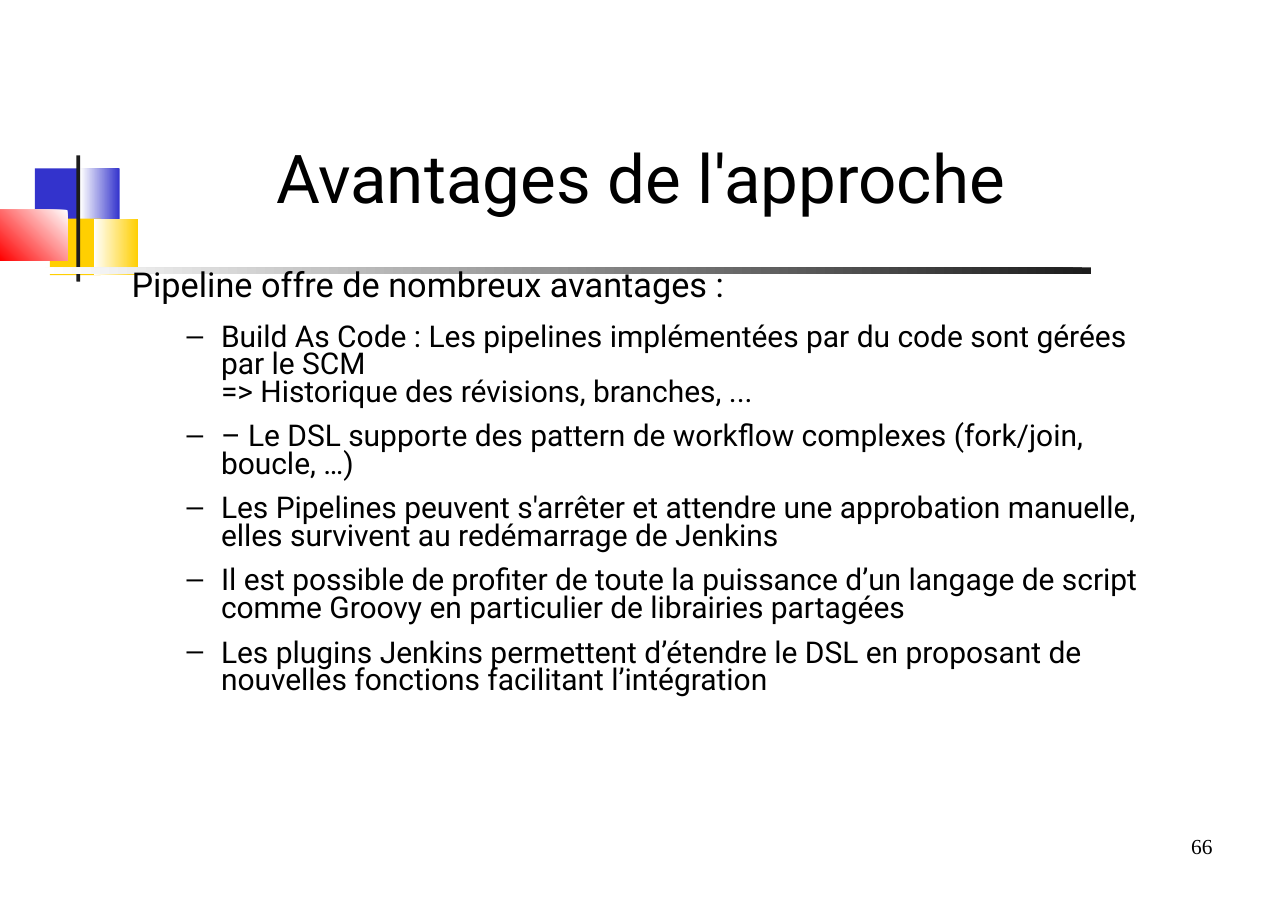
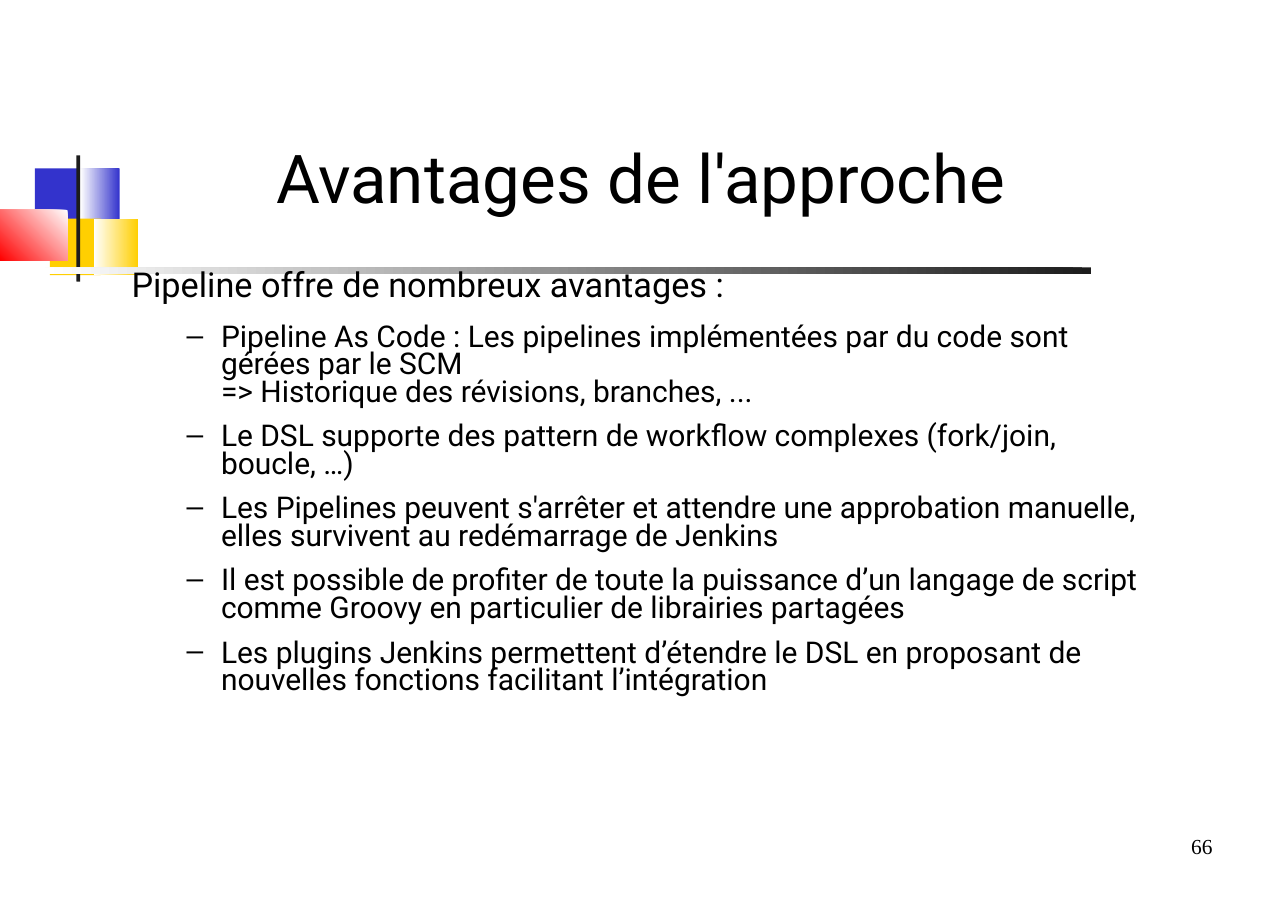
Before and after one commit to dthibau/jenkins, a slide deck: slide 66 of JenkinsPipeline.odp. Drawn at 1288x911 pixels with LibreOffice and Linux fonts; fonts in the diff are those of the drawing. Boxes give left, top, right and bottom in pixels: in the first picture for what was removed or moved away, otherwise in the second. Text is boxed around its words. In the diff, an @@ line names an element or a change of style, - is before the commit and + after.

```diff
--- a/JenkinsPipeline.odp
+++ b/JenkinsPipeline.odp
@@ text at <box>221,324,1069,478</box>: text changed @@
-  – Build As Code : Les pipelines implémentées par du code sont gérées par le SCM
-    => Historique des révisions, branches, ...
-  – – Le DSL supporte des pattern de workflow complexes (fork/join, boucle, …)
+  – Pipeline As Code : Les pipelines implémentées par du code sont gérées par le SCM
+    => Historique des révisions, branches, ...
+  – Le DSL supporte des pattern de workflow complexes (fork/join, boucle, …)
```
Also in this commit, not shown: 8 other slides changed, 8 slides added, 1 slide removed, 1 other file.
